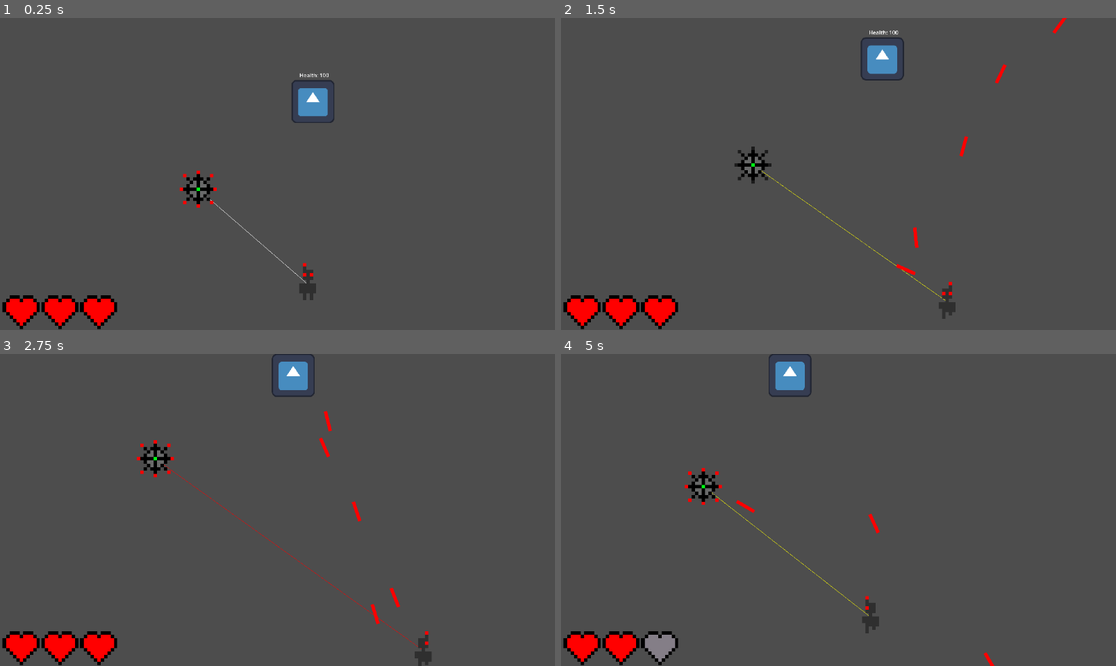
Above: before the commit, frames 1-4 (two rows, left to right).
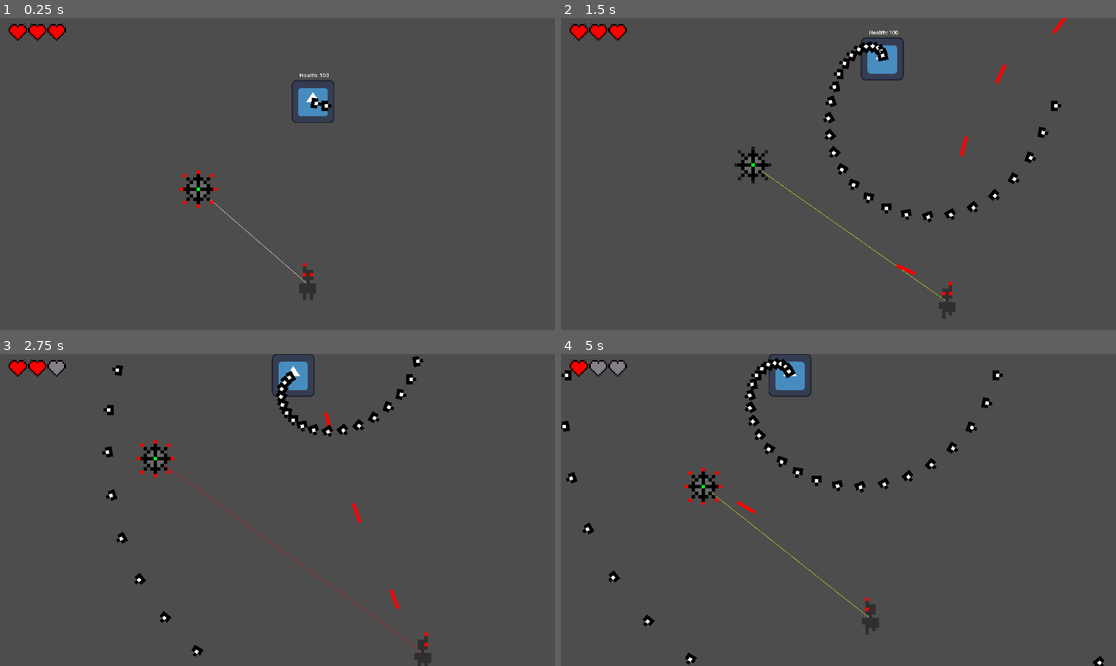
Above: after the commit, the same moments.

Repository: AJISGit/Ludum-Dare-59-Game
Game: Godot game, scene res://assets/scenes/game.tscn
Two runs of this game, one before a commit and one after it. Both use one fixed random seed, a clock stepped at 60 frames per second and the inputs below. The engine's default icon, where the game draws it, is replaced by a stand-in: a white triangle on a blue panel in a dark square.
Inputs (mouse positions are in pixels of both pictures, inside the frame that each line leads up to):
- Up to frame 1 (0.25 s): no input
- Up to frame 2 (1.5 s): move the mouse to (960, 158) at 0.52 s; press the mouse at (960, 158) at 0.53 s; hold D (WalkRight) 0.53-1.28 s; move the mouse to (727, 189) at 1.27 s; release the mouse at (727, 189) at 1.28 s; hold S (WalkDown) from 1.28 s (still down); click (727, 189) at 1.35 s
- Up to frame 3 (2.75 s): move the mouse to (333, 441) at 2.02 s; release S (WalkDown) at 2.03 s; press the mouse at (333, 441) at 2.03 s; hold D (WalkRight) from 2.03 s (still down)
- Up to frame 4 (5 s): move the mouse to (810, 572) at 2.77 s; release D (WalkRight) at 2.78 s; release the mouse at (810, 572) at 2.78 s; hold W (WalkUp) 2.78-3.53 s; click (810, 572) at 2.85 s; move the mouse to (1005, 556) at 3.52 s; press the mouse at (1005, 556) at 3.53 s; hold A (WalkLeft) from 3.53 s (still down); move the mouse to (672, 463) at 4.27 s; release the mouse at (672, 463) at 4.28 s; click (672, 463) at 4.35 s

The runs differ from the first frame. In frame 1, 1.9% of the frame differs, in the area x 0-60%, y 1-100%; in frame 2, 3.1%; in frame 3, 3.4%; in frame 4, 3.6%, in the area x 0-98%, y 1-100%.

Commit message:
So many changes, bu I mainly added different shooting modes for the enemy.
I also added a new art for the enemy bullets, and I moved the health
bar.

Diff:
--- /dev/null
+++ b/assets/scenes/enemy_bullet_1.tscn
@@ -0,0 +1,19 @@
+[gd_scene format=3 uid="uid://b2cw7i3iq3iyn"]
+
+[ext_resource type="Script" uid="uid://dmqv63k61kahq" path="res://assets/scripts/bullet.gd" id="1_dlk6l"]
+[ext_resource type="Texture2D" uid="uid://b7ggahliwfn30" path="res://assets/sprites/spritesheet.png" id="2_wob62"]
+
+[sub_resource type="CircleShape2D" id="CircleShape2D_kxo5k"]
+radius = 1.0
+
+[node name="Bullet" type="Area2D" unique_id=155151729]
+script = ExtResource("1_dlk6l")
+metadata/_custom_type_script = "uid://dmqv63k61kahq"
+
+[node name="Sprite2D" type="Sprite2D" parent="." unique_id=1701385508]
+texture = ExtResource("2_wob62")
+region_enabled = true
+region_rect = Rect2(19, 14, 3, 3)
+
+[node name="CollisionShape2D" type="CollisionShape2D" parent="." unique_id=2116039060]
+shape = SubResource("CircleShape2D_kxo5k")
--- a/assets/scenes/game.tscn
+++ b/assets/scenes/game.tscn
@@ -115,8 +115,9 @@
 "speed": 4.0
 }]
 
-[sub_resource type="RectangleShape2D" id="RectangleShape2D_3w2km"]
-size = Vector2(4, 8)
+[sub_resource type="CapsuleShape2D" id="CapsuleShape2D_5aext"]
+radius = 1.633935
+height = 5.327404
 
 [sub_resource type="AtlasTexture" id="AtlasTexture_j3ryk"]
 atlas = ExtResource("5_j62u1")
@@ -261,8 +262,9 @@
 autoplay = "IdleFront"
 
 [node name="CollisionShape2D" type="CollisionShape2D" parent="Player" unique_id=1888433669]
+position = Vector2(0, 1)
 scale = Vector2(1.2240393, 1.1262527)
-shape = SubResource("RectangleShape2D_3w2km")
+shape = SubResource("CapsuleShape2D_5aext")
 
 [node name="ShootTimer" type="Timer" parent="Player" unique_id=1387723270]
 wait_time = 0.25
@@ -294,7 +296,7 @@
 shape = SubResource("RectangleShape2D_5aext")
 
 [node name="ShootTimer" type="Timer" parent="Enemy" unique_id=1028357147]
-wait_time = 0.5
+wait_time = 0.1
 autostart = true
 
 [node name="Label" type="Label" parent="Enemy" unique_id=1868894294]
@@ -308,11 +310,15 @@
 
 [node name="MoveTimer" type="Timer" parent="Enemy" unique_id=156837261]
 
+[node name="SwitchTimer" type="Timer" parent="Enemy" unique_id=1131888834]
+wait_time = 3.0
+one_shot = true
+
 [node name="Controller" type="CharacterBody2D" parent="." unique_id=331929211]
 unique_name_in_owner = true
 position = Vector2(-26, 7)
-collision_layer = 3
-collision_mask = 3
+collision_layer = 2
+collision_mask = 2
 slide_on_ceiling = false
 platform_on_leave = 2
 platform_floor_layers = 4294967040
@@ -368,4 +374,6 @@
 
 [node name="HealthBar" parent="." unique_id=1516574594 instance=ExtResource("4_cb5na")]
 unique_name_in_owner = true
-position = Vector2(-76, 41)
+z_index = 4096
+position = Vector2(-77, -42)
+scale = Vector2(0.5, 0.5)
--- a/assets/scripts/enemy.gd
+++ b/assets/scripts/enemy.gd
@@ -1,9 +1,126 @@
 extends CharacterBody2D
 
-const BULLET_RESOURCE: PackedScene = preload("res://assets/scenes/bullet.tscn")
+const BULLET_RESOURCE: PackedScene = preload("res://assets/scenes/enemy_bullet_1.tscn")
 @onready var move_timer: Timer = $MoveTimer
 
 @export var health = 3
+
+enum shoot_phase {cshoot, aim, chaos}
+
+var phase: shoot_phase = randi_range(0, 2) as shoot_phase
+var can_shoot: bool = true
+
+
+
+func switch_phase(current_phase: shoot_phase):
+	phase = randi_range(0, 2) as shoot_phase
+	if (phase == current_phase):
+		switch_phase(current_phase)
+	else:
+		can_shoot = false
+		$SwitchTimer.start()
+
+
+
+# Per phase data
+# Cshoot
+
+var bullet_dir: float = 0
+
+func cshoot_phase():
+
+	if bullet_dir >= 1080:
+		bullet_dir = 0
+		switch_phase(phase)
+		return
+
+	$ShootTimer.wait_time = 0.05
+	var bullet: Bullet = BULLET_RESOURCE.instantiate()
+	bullet.hit.connect(_on_bullet_hit)
+	bullet.position = position
+	bullet.speed = 40
+	bullet.rotation_degrees = bullet_dir
+	$"../".add_child(bullet)
+
+	bullet_dir += 10
+
+
+# Aim
+
+var aim_shot: int = 0
+
+func aim_phase():
+
+	if aim_shot > 75:
+		aim_shot = 0
+		switch_phase(phase)
+		return
+
+
+
+	$ShootTimer.wait_time = 0.35
+	var bullet: Bullet = BULLET_RESOURCE.instantiate()
+	bullet.hit.connect(_on_bullet_hit)
+	bullet.position = position
+	bullet.speed = 75
+	bullet.look_at(%Player.position)
+	$"../".add_child(bullet)
+
+
+
+	var bullet2: Bullet = BULLET_RESOURCE.instantiate()
+	bullet2.hit.connect(_on_bullet_hit)
+	bullet2.position = position
+	bullet2.speed = 75
+	bullet2.look_at(%Player.position)
+	bullet2.rotation_degrees += 30
+	$"../".add_child(bullet2)
+
+
+
+	var bullet3: Bullet = BULLET_RESOURCE.instantiate()
+	bullet3.hit.connect(_on_bullet_hit)
+	bullet3.position = position
+	bullet3.speed = 75
+	bullet3.look_at(%Player.position)
+	bullet3.rotation_degrees -= 30
+	$"../".add_child(bullet3)
+
+
+	aim_shot += 1
+
+
+# Chaos
+
+var chaos_dir1: float = 0
+var chaos_dir2: float = 1800
+
+func chaos_phase():
+
+	if chaos_dir1 > 1800:
+		chaos_dir1 = 0
+		chaos_dir2 = 1800
+		switch_phase(phase)
+		return
+
+	$ShootTimer.wait_time = 0.05
+	var bullet: Bullet = BULLET_RESOURCE.instantiate()
+	bullet.hit.connect(_on_bullet_hit)
+	bullet.position = position
+	bullet.speed = 30
+	bullet.rotation_degrees = chaos_dir1
+	$"../".add_child(bullet)
+
+	var bullet2: Bullet = BULLET_RESOURCE.instantiate()
+	bullet2.hit.connect(_on_bullet_hit)
+	bullet2.position = position
+	bullet2.speed = 15
+	bullet2.rotation_degrees = chaos_dir2
+	$"../".add_child(bullet2)
+
+	chaos_dir1 += 10
+	chaos_dir2 -= 15
+
 
 
 func _on_move_timer_timeout():
@@ -37,18 +154,27 @@
 	if (body == %Player):
 		%Player.health -= 1
 
+
+func _on_switch_timer_timeout():
+	can_shoot = true
+
+
+
 func _on_shoot_timer_timeout():
 
-	var bullet: Bullet = BULLET_RESOURCE.instantiate()
-	bullet.hit.connect(_on_bullet_hit)
-	bullet.position = position
-	bullet.speed = 100
-	bullet.look_at(%Player.position)
-	$"../".add_child(bullet)
+	if !can_shoot: return
+
+	if phase == shoot_phase.cshoot:
+		cshoot_phase()
+	elif phase == shoot_phase.aim:
+		aim_phase()
+	elif phase == shoot_phase.chaos:
+		chaos_phase()
 
 
 func _ready() -> void:
 	$ShootTimer.timeout.connect(_on_shoot_timer_timeout)
+	$SwitchTimer.timeout.connect(_on_switch_timer_timeout)
 
 	move_timer.timeout.connect(_on_move_timer_timeout)
 	move_timer.start()
Binary file changed: assets/sprites/spritesheet.png
